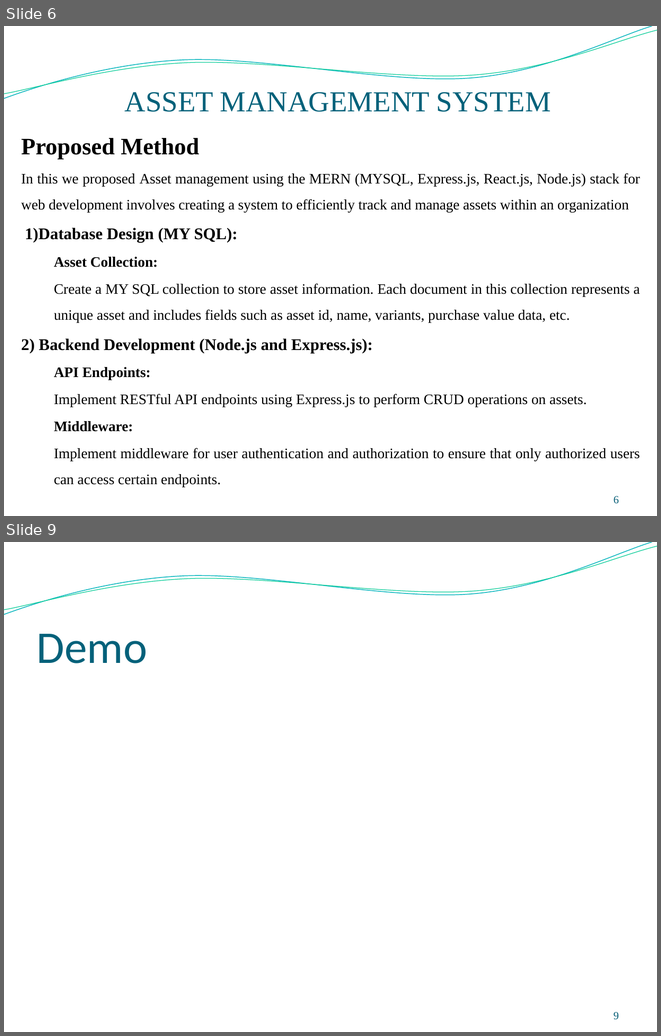
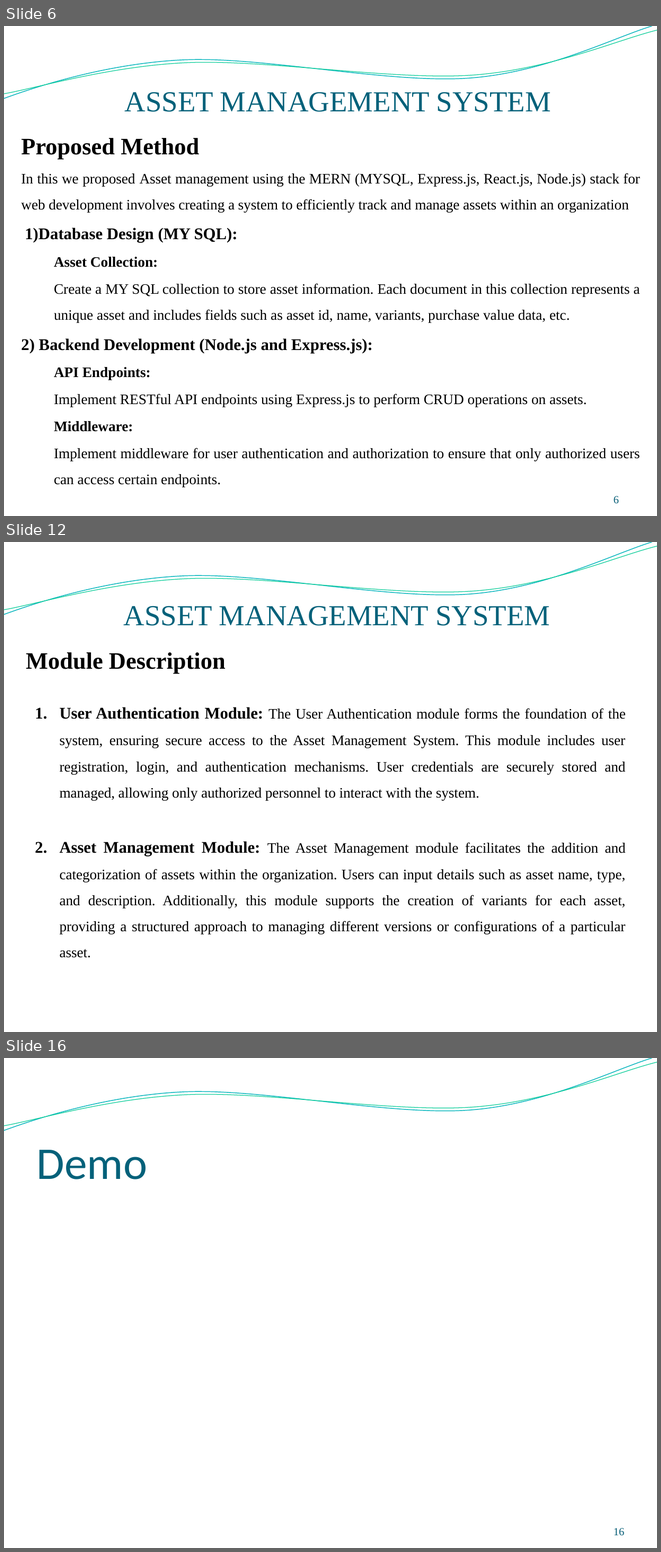
Before and after one commit to surya0811/Assetmanagement1, a slide deck: reports/ppt final.pptx. Shown one above the other, each under a label of ours: slides 6 and 9 before the commit, slides 6, 12 and 16 after it; the slides between them are not shown. The pictures are 661x1036 and 661x1552 pixels, drawn with LibreOffice and Linux fonts; fonts in the diff are those of the drawing; background and template pictures are left out. Boxes give left, top, right and bottom in pixels: in the first picture for what was removed or moved away, otherwise in the second. Text is boxed around its words. In the diff, an @@ line names an element or a change of style, - is before the commit and + after.

```diff
--- a/reports/ppt final.pptx
+++ b/reports/ppt final.pptx
@@ slide 12 added at (4, 542, 657, 1032), background picture (left out); not listed: 2 template elements that a slide beside it also shows @@
@@ title added at (124, 606, 550, 626), 32 pt, text #04617A @@
+ASSET MANAGEMENT SYSTEM
@@ text added at (26, 652, 226, 673), 26 pt, text #000000, bold @@
+Module Description
@@ text added at (60, 707, 626, 958), 16 pt, text #000000 @@
+1. User Authentication Module: The User Authentication module forms the foundation of the system, ensuring secure access to the Asset Management System. This module includes user registration, login, and authentication mechanisms. User credentials are securely stored and managed, allowing only authorized personnel to interact with the system.
+2. Asset Management Module: The Asset Management module facilitates the addition and categorization of assets within the organization. Users can input details such as asset name, type, and description. Additionally, this module supports the creation of variants for each asset, providing a structured approach to managing different versions or configurations of a particular asset.
@@ what was slide 9 is now slide 16 @@
@@ page number at (614, 1528, 624, 1536): text changed @@
-9
+16
```
Also in this commit, not shown: 7 other slides added, 1 slide removed, 10 other files.
